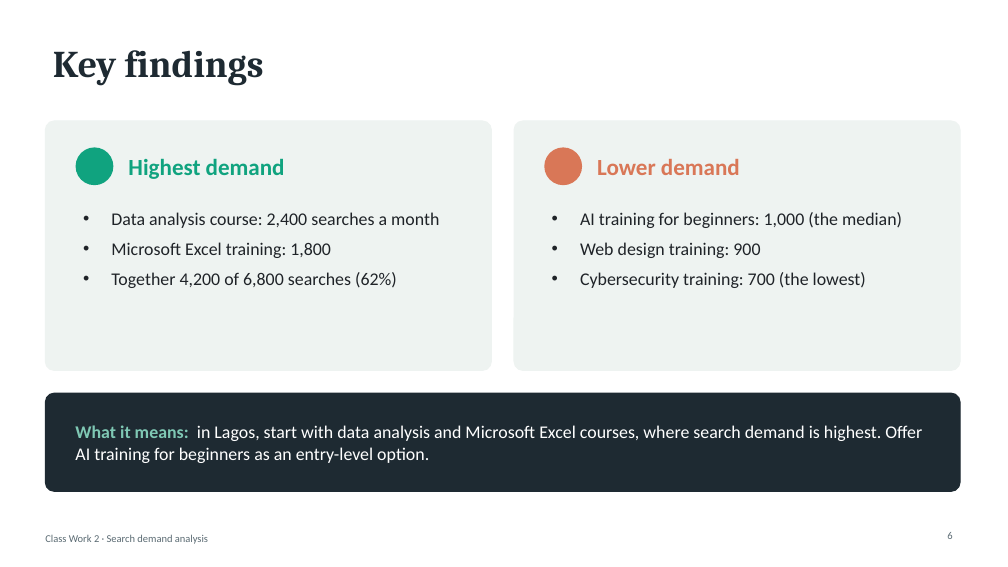
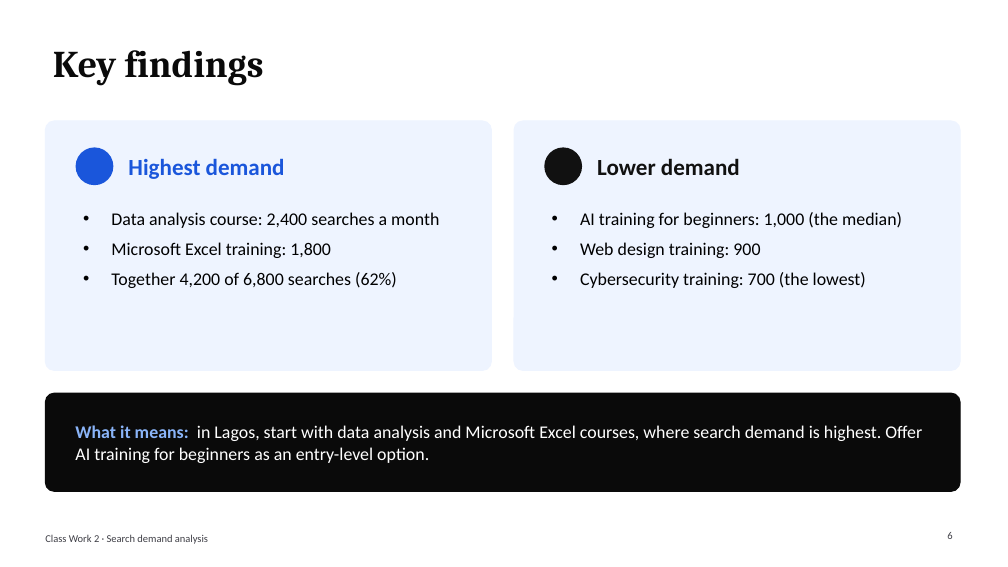
Before and after one commit to BadboyVee/BlackHoleeee, a slide deck: slide 6 of research-register/Search_Demand_Analysis_Presentation.pptx. Drawn at 1008x567 pixels with LibreOffice and Linux fonts; fonts in the diff are those of the drawing. Boxes give left, top, right and bottom in pixels: in the first picture for what was removed or moved away, otherwise in the second. Text is boxed around its words. In the diff, an @@ line names an element or a change of style, - is before the commit and + after.

```diff
--- a/research-register/Search_Demand_Analysis_Presentation.pptx
+++ b/research-register/Search_Demand_Analysis_Presentation.pptx
@@ title "Key findings" at bbox=[53, 50, 264, 86]: text colour #1E2A32 to #0A0A0A @@
@@ rounded rectangle at bbox=[45, 121, 492, 371]: fill #EEF3F1 to #EEF4FF; outline #EEF3F1 1 pt to #EEF4FF 1 pt @@
@@ ellipse at bbox=[76, 147, 113, 185]: fill #10A37F to #1A56DB @@
@@ text "Highest demand" at bbox=[128, 158, 285, 179]: text colour #10A37F to #1A56DB @@
@@ rounded rectangle at bbox=[514, 121, 960, 371]: fill #EEF3F1 to #EEF4FF; outline #EEF3F1 1 pt to #EEF4FF 1 pt @@
@@ ellipse at bbox=[544, 147, 582, 185]: fill #D97757 to #111111 @@
@@ text "Lower demand" at bbox=[597, 158, 740, 175]: text colour #D97757 to #111111 @@
@@ text "Data analysis course: 2,400 searches ..." at bbox=[111, 212, 439, 288]: text colour #1F2328 to #000000 @@
@@ text "AI training for beginners: 1,000 ..." at bbox=[580, 212, 902, 288]: text colour #1F2328 to #000000 @@
@@ rounded rectangle at bbox=[45, 393, 960, 492]: fill #1E2A32 to #0A0A0A; outline #1E2A32 1 pt to #0A0A0A 1 pt @@
@@ text "What it means: in Lagos, ..." at bbox=[75, 425, 922, 463]: text colour #7FC8B4 to #8AB4F8 in "What it means:" @@
@@ text "Class Work 2 · Search ..." at bbox=[45, 534, 208, 544]: text colour #5B6B73 to #3F3F46 @@
@@ page number at bbox=[947, 532, 952, 539]: text colour #5B6B73 to #3F3F46 @@
```
Also in this commit, not shown: 5 other slides changed, 3 other files.
